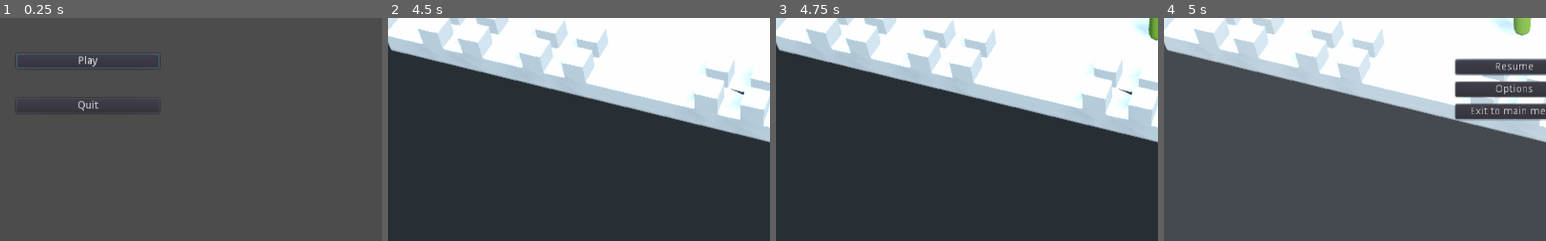
Above: before the commit, frames 1-4 (left to right).
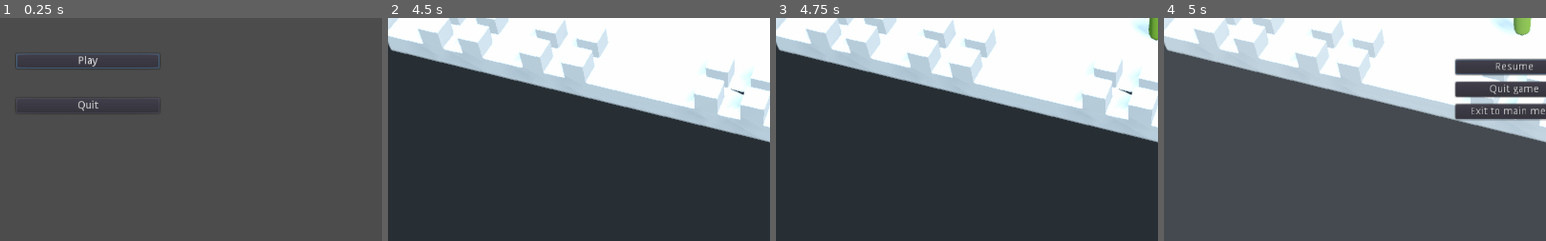
Above: after the commit, the same moments.

Repository: the-last-willy/game_jam_22_07
Game: Godot game, scene res://Game/Scenes/Main/Main.tscn
Same seed, same stepped clock (60 frames per second), same inputs: the game is played once before the commit and once after it.
Inputs (mouse positions are % of the whole screen's width and height, from its top left):
- Up to frame 1 (0.25 s): no input
- Up to frame 2 (4.5 s): click "Play" at 0.5 s; tap Enter (ui_accept) at 1.25, 1.52, 2.27, 3.5, 3.77 s; move the mouse to (72, 45) at 1.27 s; hold D (move_right) 1.28-2.03 s; click (72, 45) at 1.42 s; move the mouse to (30, 55) at 2.02 s; hold S (move_backward) 2.03-2.78 s; move the mouse to (60, 28) at 2.77 s; hold D (move_right) 2.78-3.53 s; move the mouse to (45, 70) at 3.52 s; hold W (move_forward) 3.53-4.28 s; click (45, 70) at 3.67 s; move the mouse to (80, 65) at 4.27 s; hold A (move_left) from 4.28 s (still down)
- Up to frame 3 (4.75 s): keep holding A (move_left); tap Enter (ui_accept) at 4.52 s
- Up to frame 4 (5 s): keep holding A (move_left); tap Escape (pause) at 4.9 s
The pictures show only the part of the screen within x 4-54%, y 50-100%; the shares and areas given below are measured in that part.

Frames 1-3 are identical in both runs. In frame 4, 0.2% of the frame differs, in the area x 85-98%, y 29-35%.

Commit message:
Quit game debug

Diff:
--- a/Game/UI/PauseMenu/PauseMenuUI.gd
+++ b/Game/UI/PauseMenu/PauseMenuUI.gd
@@ -19,6 +19,9 @@
 	resume()
 	var _error_code = get_tree().change_scene_to(main_menu)
 
+func quit():
+	get_tree().quit()
+
 # Called when the node enters the scene tree for the first time.
 func _ready():
 	resume()
--- a/Game/UI/PauseMenu/PauseMenuUI.tscn
+++ b/Game/UI/PauseMenu/PauseMenuUI.tscn
@@ -42,7 +42,7 @@
 margin_top = 222.0
 margin_right = 158.0
 margin_bottom = 242.0
-text = "Options"
+text = "Quit game"
 
 [node name="Exit" type="Button" parent="HBoxContainer"]
 margin_top = 252.0
@@ -51,4 +51,5 @@
 text = "Exit to main menu"
 
 [connection signal="pressed" from="HBoxContainer/Resume" to="." method="resume"]
+[connection signal="pressed" from="HBoxContainer/Options" to="." method="quit"]
 [connection signal="pressed" from="HBoxContainer/Exit" to="." method="exit_to_main_menu"]
